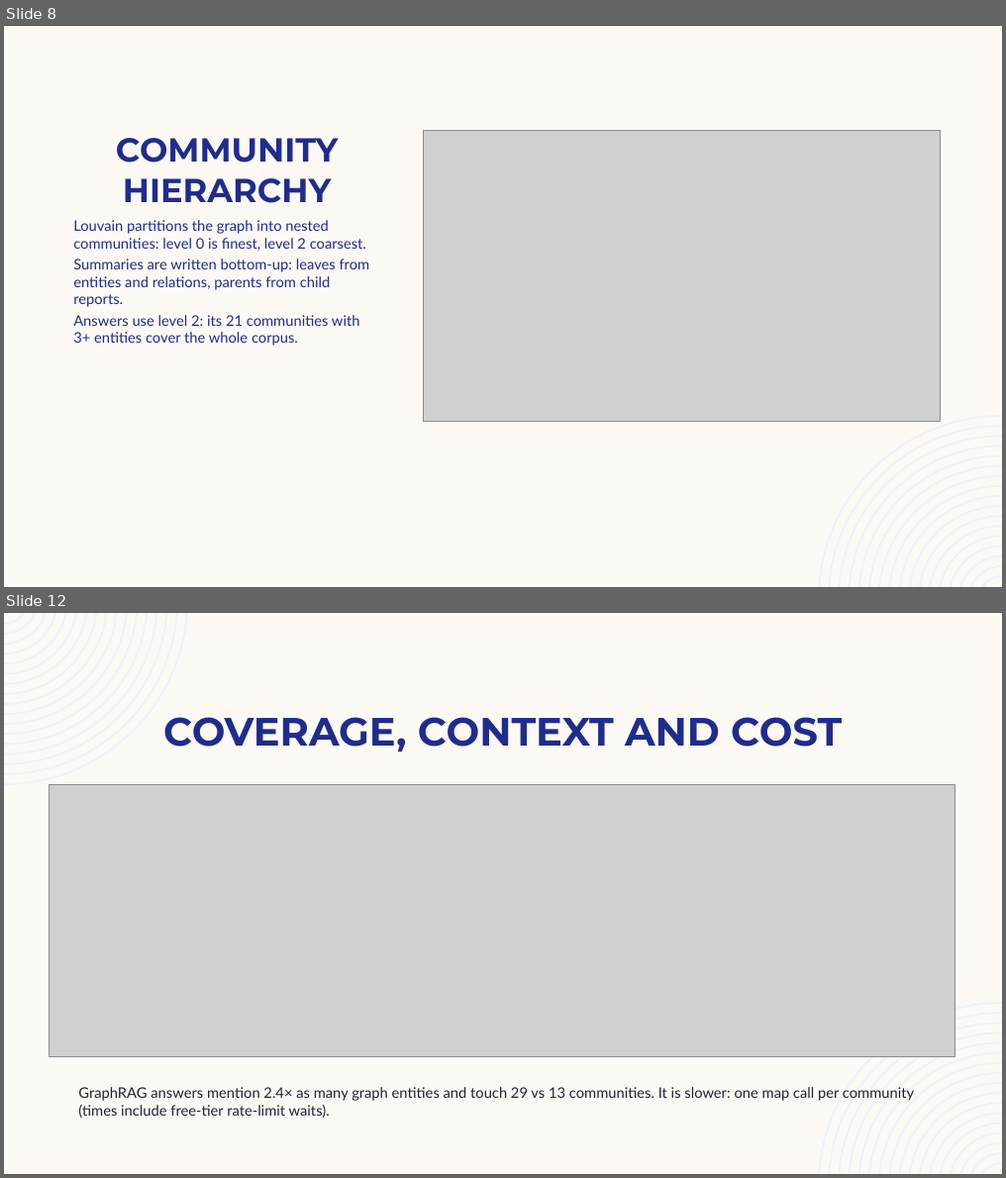
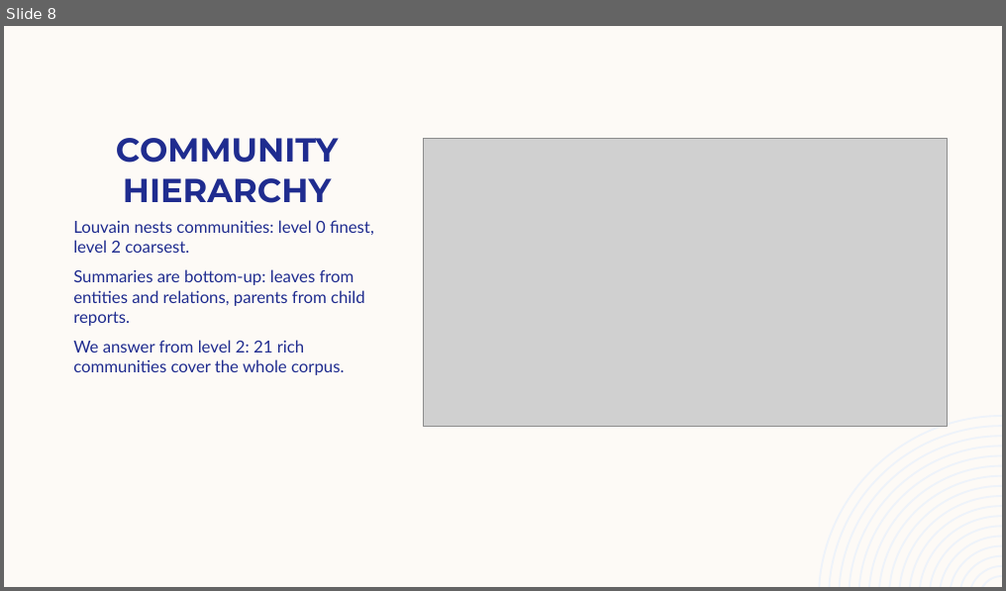
Before and after one commit to Kiki150804/sdm_proj, a slide deck: presentation/GraphRAG_final.pptx. Shown one above the other, each under a label of ours: slides 8 and 12 before the commit, slide 8 after it; the slides between them are not shown. The pictures are 1006x1178 and 1006x591 pixels, drawn with LibreOffice and Linux fonts; fonts in the diff are those of the drawing; grey boxes stand for pictures. Boxes give left, top, right and bottom in pixels: in the first picture for what was removed or moved away, otherwise in the second. Text is boxed around its words. In the diff, an @@ line names an element or a change of style, - is before the commit and + after.

Commit message:
Map step reads community entity/relation details; GraphRAG now beats vector RAG on 3 of 4 criteria; fuller slides

```diff
--- a/presentation/GraphRAG_final.pptx
+++ b/presentation/GraphRAG_final.pptx
@@ slide 12 removed at bbox=[4, 613, 1002, 1174], background #FDFAF6; not listed: 1 template element that a slide beside it also shows @@
@@ freeform shape removed at bbox=[4, 613, 187, 785] @@
@@ title removed at bbox=[163, 717, 842, 752] @@
-COVERAGE, CONTEXT AND COST
@@ picture removed at bbox=[49, 785, 954, 1057] @@
@@ text removed at bbox=[78, 1087, 914, 1118] @@
-GraphRAG answers mention 2.4× as many graph entities and touch 29 vs 13 communities. It is slower: one map call per community (times include free-tier rate-limit waits).
@@ slide 8 changed as well @@
@@ picture: place and size @@
-picture at bbox=[423, 131, 940, 421]
+picture at bbox=[423, 138, 947, 427]
@@ text at bbox=[73, 220, 374, 375]: text changed; size 14 to 16 pt @@
-Louvain partitions the graph into nested communities: level 0 is finest, level 2 coarsest.
-Summaries are written bottom-up: leaves from entities and relations, parents from child reports.
-Answers use level 2: its 21 communities with 3+ entities cover the whole corpus.
+Louvain nests communities: level 0 finest, level 2 coarsest.
+Summaries are bottom-up: leaves from entities and relations, parents from child reports.
+We answer from level 2: 21 rich communities cover the whole corpus.
```
Also in this commit, not shown: 11 other slides changed, 4 slides added, 3 other slides removed, 18 other files.
